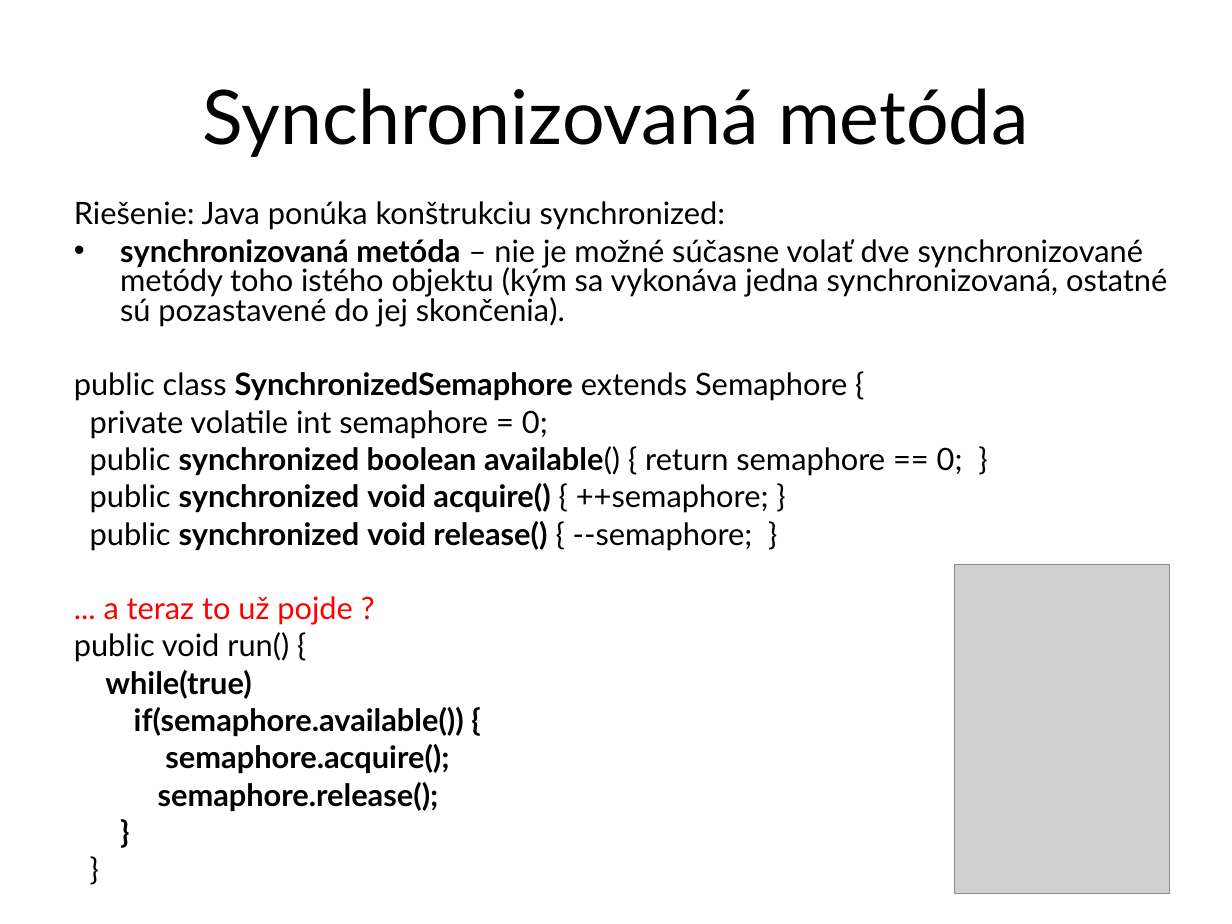
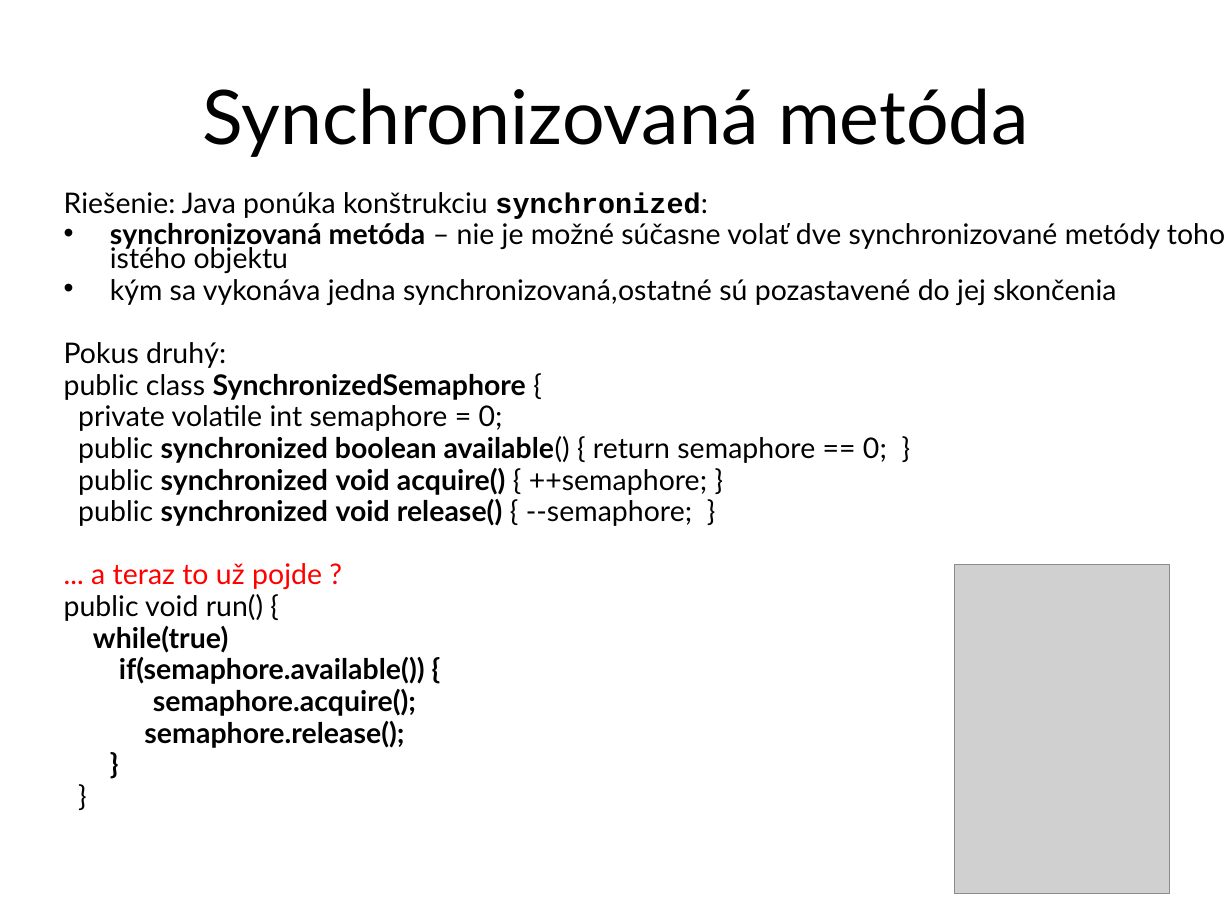
Before and after one commit to Programovanie4/Prednasky, a slide deck: slide 12 of 10/10_java.ppt. Drawn at 1232x924 pixels with LibreOffice and Linux fonts; fonts in the diff are those of the drawing; grey boxes stand for pictures. Boxes give left, top, right and bottom in pixels: in the first picture for what was removed or moved away, otherwise in the second. Text is boxed around its words. In the diff, an @@ line names an element or a change of style, - is before the commit and + after.

```diff
--- a/10/10_java.ppt
+++ b/10/10_java.ppt
@@ text "Riešenie: Java ponúka konštrukciu synchronized:": place and size @@
-text "Riešenie: Java ponúka konštrukciu synchronized:" at box(74, 201, 1167, 811)
+text "Riešenie: Java ponúka konštrukciu synchronized:" at box(64, 192, 1225, 748)
@@ text at box(64, 192, 887, 748): size 18 to 16.6 pt in "Riešenie: Java ponúka konštrukciu synchronized:", "private volatile int semaphore = 0;", "public synchronized boolean available() { return semaphore ...", "public synchronized void acquire() { ++semaphore; }" and 9 more places; font Lato to Courier New, bold on in "synchronized:"; line spacing 0.8 to 0.7 @@
@@ text at box(64, 223, 1225, 400): text changed; size 18 to 16.6 pt @@
-• synchronizovaná metóda – nie je možné súčasne volať dve synchronizované metódy toho istého objektu (kým sa vykonáva jedna synchronizovaná, ostatné sú pozastavené do jej skončenia).
-public class SynchronizedSemaphore extends Semaphore {
+• synchronizovaná metóda – nie je možné súčasne volať dve synchronizované metódy toho istého objektu
+• kým sa vykonáva jedna synchronizovaná,ostatné sú pozastavené do jej skončenia
+Pokus druhý:
+public class SynchronizedSemaphore {
```
Also in this commit, not shown: 16 other slides changed, 6 slides added, 6 slides removed, 4 other files.
